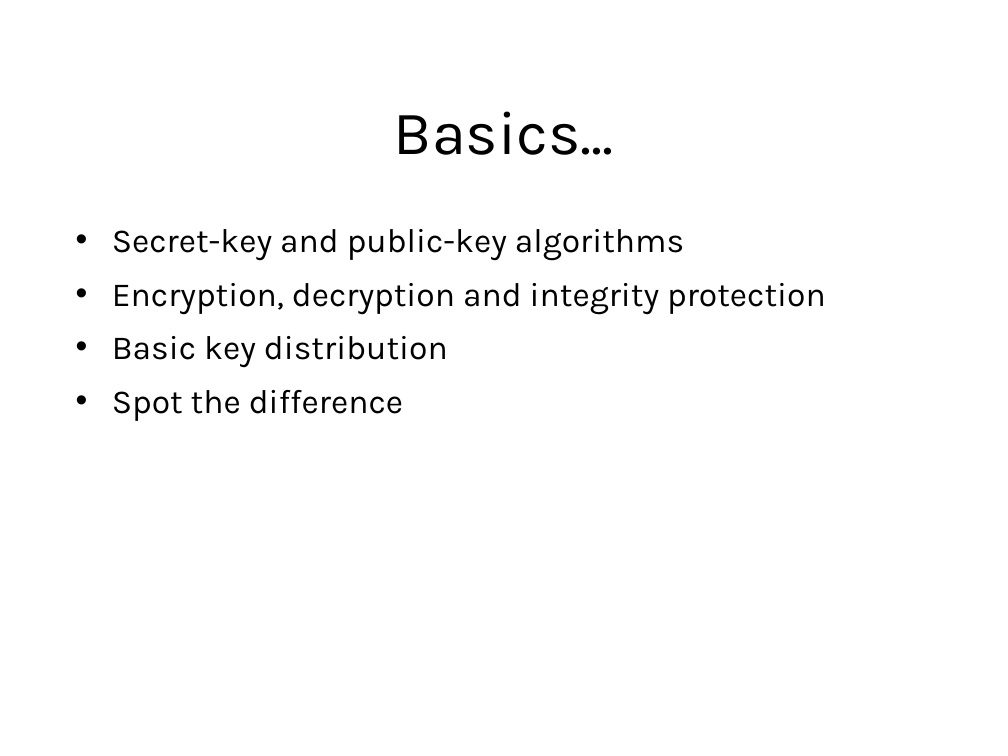
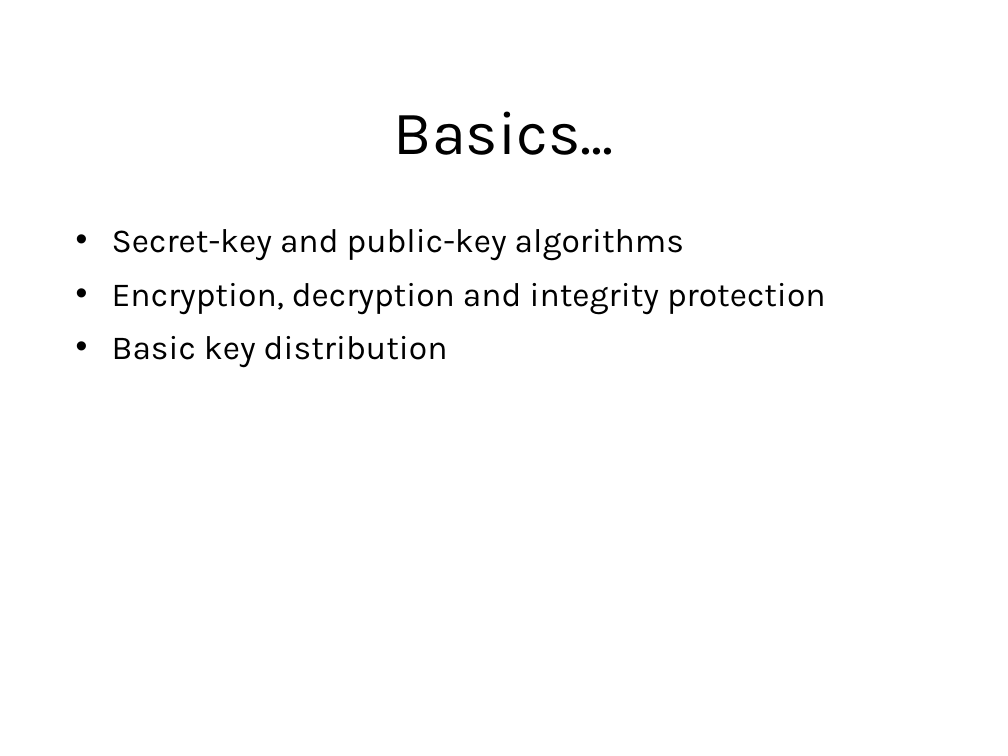
Before and after one commit to sftcd/cs7053, a slide deck: slide 4 of lectures/03-crypto/03-crypto.ppt. Drawn at 1008x756 pixels with LibreOffice and Linux fonts; fonts in the diff are those of the drawing. Boxes give left, top, right and bottom in pixels: in the first picture for what was removed or moved away, otherwise in the second. Text is boxed around its words. In the diff, an @@ line names an element or a change of style, - is before the commit and + after.

```diff
--- a/lectures/03-crypto/03-crypto.ppt
+++ b/lectures/03-crypto/03-crypto.ppt
@@ text at (x1=112, y1=390, x2=403, y2=421): paragraph removed @@
-• Spot the difference
```
Also in this commit, not shown: 79 other slides changed, 2 other files.
